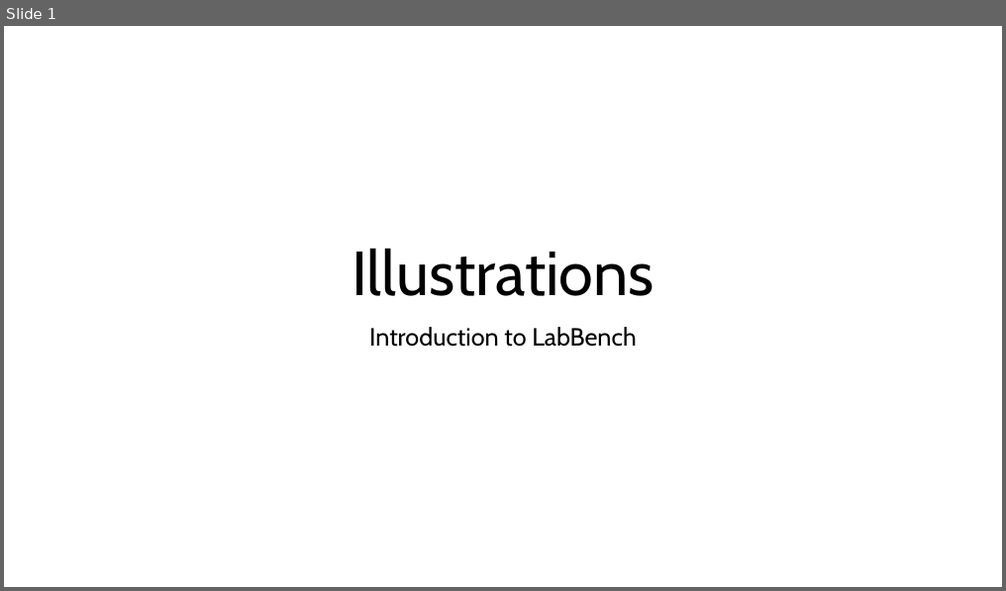
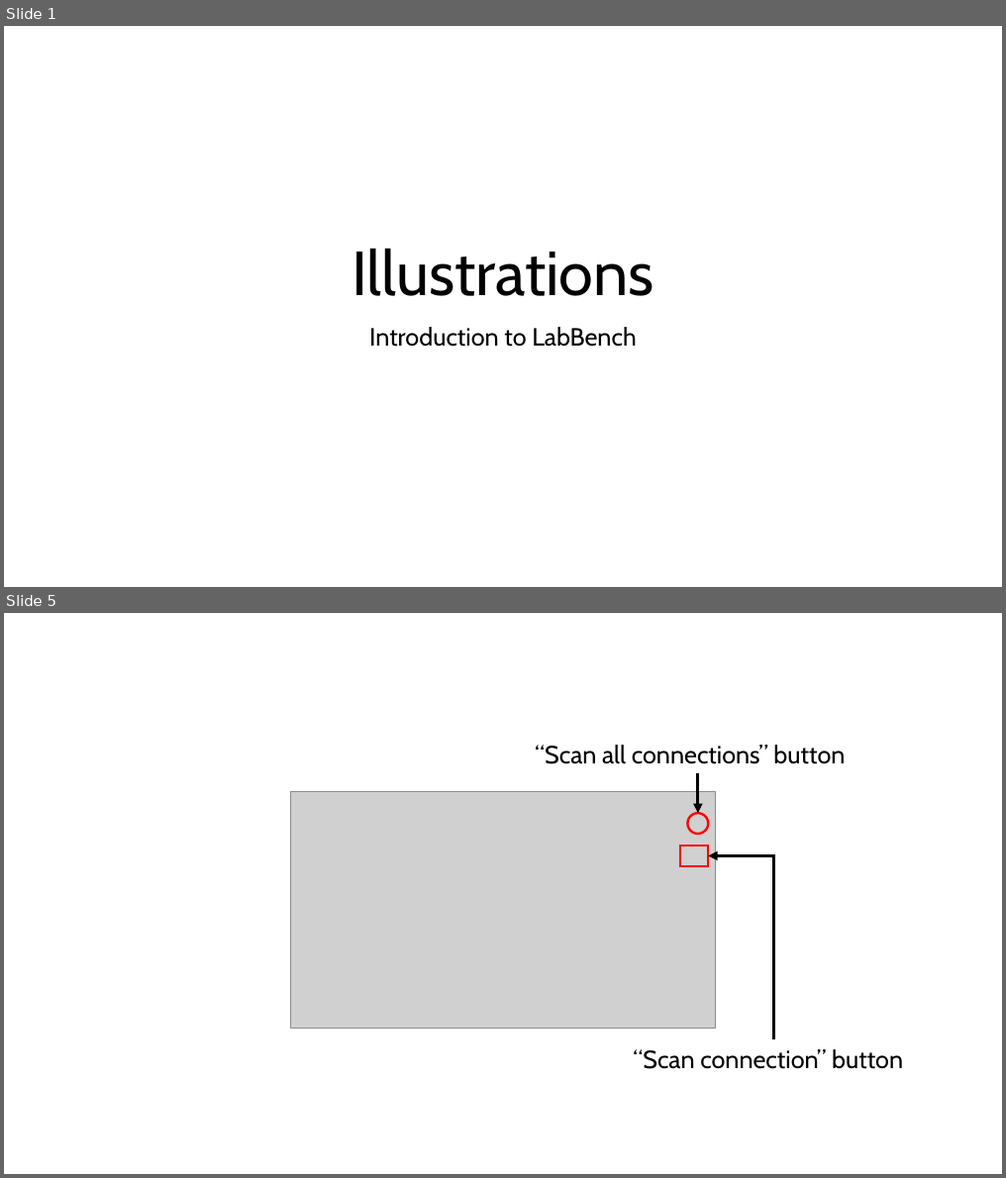
Before and after one commit to LabBench-Society/Protocols, a slide deck: introdemo/Illustrations/Illustrations (Introduction to LabBench).pptx. Shown one above the other, each under a label of ours: slide 1 before the commit, slides 1 and 5 after it; the slides between them are not shown. The pictures are 1006x591 and 1006x1178 pixels, drawn with LibreOffice and Linux fonts; fonts in the diff are those of the drawing; grey boxes stand for pictures. Boxes give left, top, right and bottom in pixels: in the first picture for what was removed or moved away, otherwise in the second. Text is boxed around its words. In the diff, an @@ line names an element or a change of style, - is before the commit and + after.

```diff
--- a/introdemo/Illustrations/Illustrations (Introduction to LabBench).pptx
+++ b/introdemo/Illustrations/Illustrations (Introduction to LabBench).pptx
@@ slide 5 added at bbox=[4, 613, 1002, 1174], background #FFFFFF @@
@@ text added at bbox=[535, 745, 845, 764], 24 pt, text #000000 @@
+“Scan all connections” button
@@ arrow added from (698, 773) to (698, 813), #000000 3 pt @@
@@ picture added at bbox=[291, 792, 716, 1028] @@
@@ ellipse added at bbox=[687, 813, 709, 834], outline #FF0000 2.25 pt @@
@@ rectangle added at bbox=[680, 846, 708, 866], outline #FF0000 2.25 pt @@
@@ elbow arrow added from (774, 1040) to (709, 857), #000000 3 pt @@
@@ text added at bbox=[633, 1050, 903, 1069], 24 pt, text #000000 @@
+“Scan connection” button
```
Also in this commit, not shown: 4 other slides added, 1 slide removed, 1 other file.
